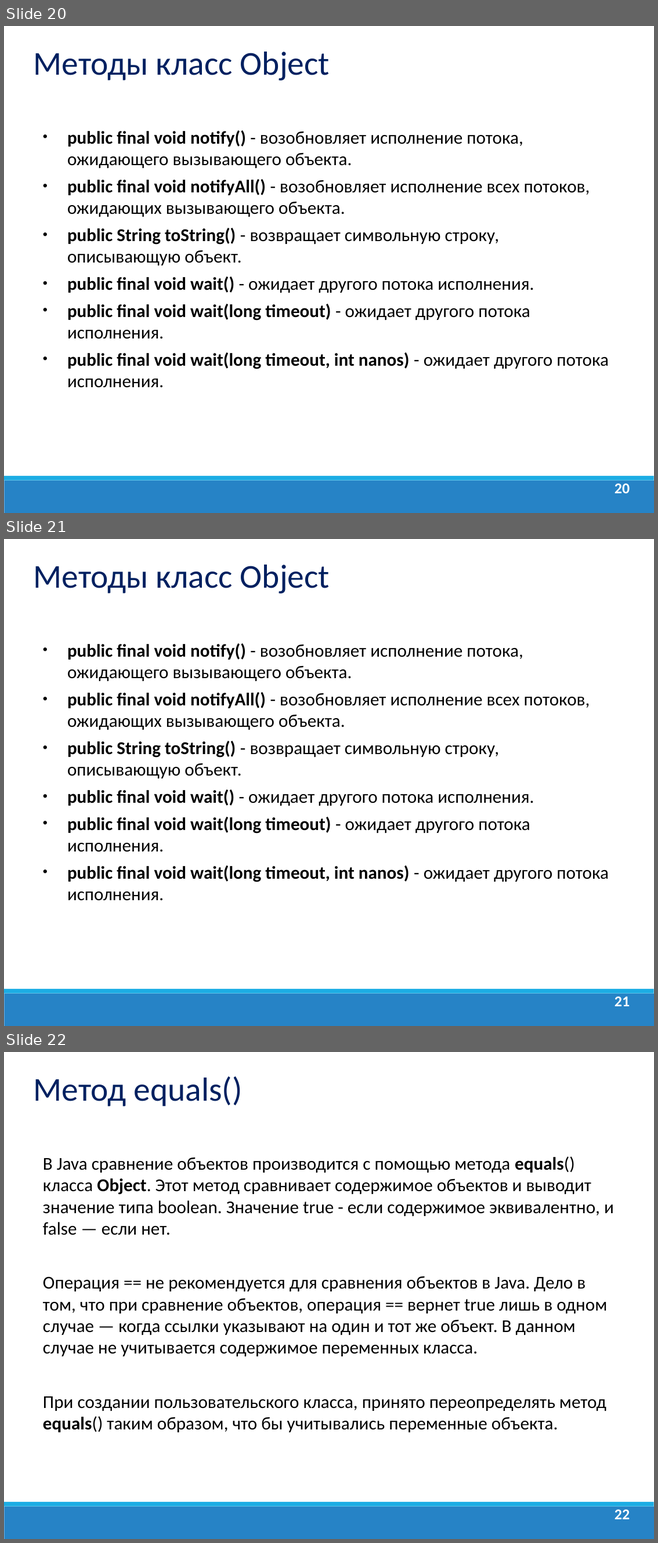
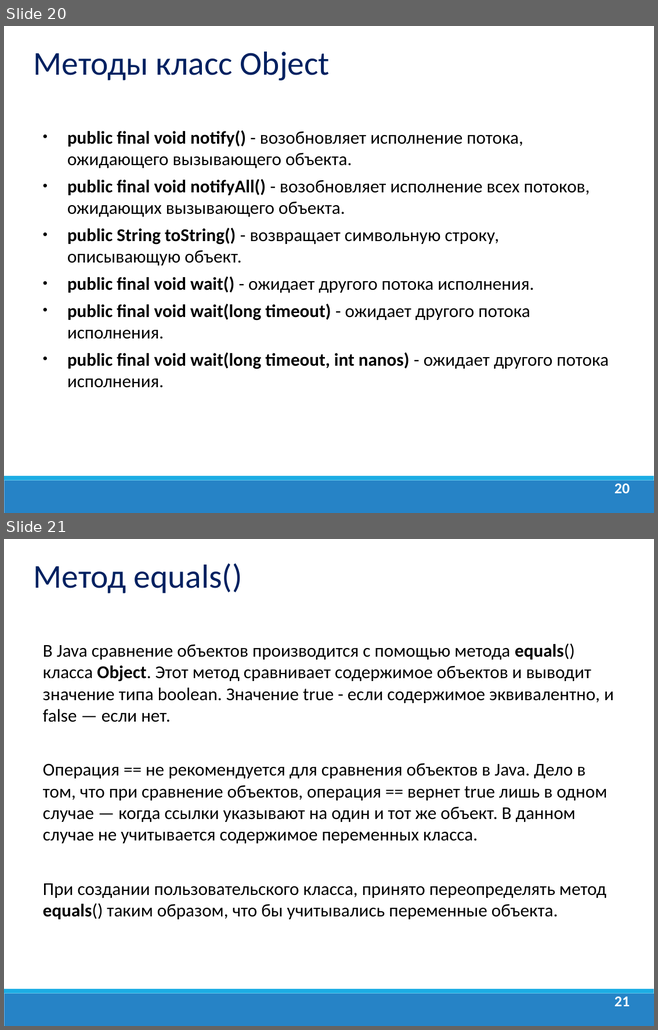
Before and after one commit to dmitry-academy/academy10022, a slide deck: academy10022/src/main/resources/presentation/Java Lection 6. RegExp. Wrappers. Object.ppt. Shown one above the other, each under a label of ours: slides 20, 21 and 22 before the commit, slides 20 and 21 after it. The pictures are 658x1543 and 658x1030 pixels, drawn with LibreOffice and Linux fonts; fonts in the diff are those of the drawing; background and template pictures are left out. Boxes give left, top, right and bottom in pixels: in the first picture for what was removed or moved away, otherwise in the second. Text is boxed around its words. In the diff, an @@ line names an element or a change of style, - is before the commit and + after.

```diff
--- a/academy10022/src/main/resources/presentation/Java Lection 6. RegExp. Wrappers. Object.ppt
+++ b/academy10022/src/main/resources/presentation/Java Lection 6. RegExp. Wrappers. Object.ppt
@@ slide 21 removed at (4, 539, 654, 1026), background #FFFFFF; not listed: 2 template elements that a slide beside it also shows @@
@@ text removed at (34, 565, 329, 594) @@
-Методы класс Object
@@ text removed at (67, 643, 608, 901) @@
-• public final void notify() - возобновляет исполнение потока, ожидающего вызывающего объекта.
-• public final void notifyAll() - возобновляет исполнение всех потоков, ожидающих вызывающего объекта.
-• public String toString() - возвращает символьную строку, описывающую объект.
-• public final void wait() - ожидает другого потока исполнения.
-• public final void wait(long timeout) - ожидает другого потока исполнения.
-• public final void wait(long timeout, int nanos) - ожидает другого потока исполнения.
@@ page number removed at (614, 997, 629, 1006) @@
-21
@@ what was slide 22 is now slide 21 @@
@@ page number at (614, 997, 629, 1006): text changed @@
-22
+21
```
Also in this commit, not shown: 9 other files.
